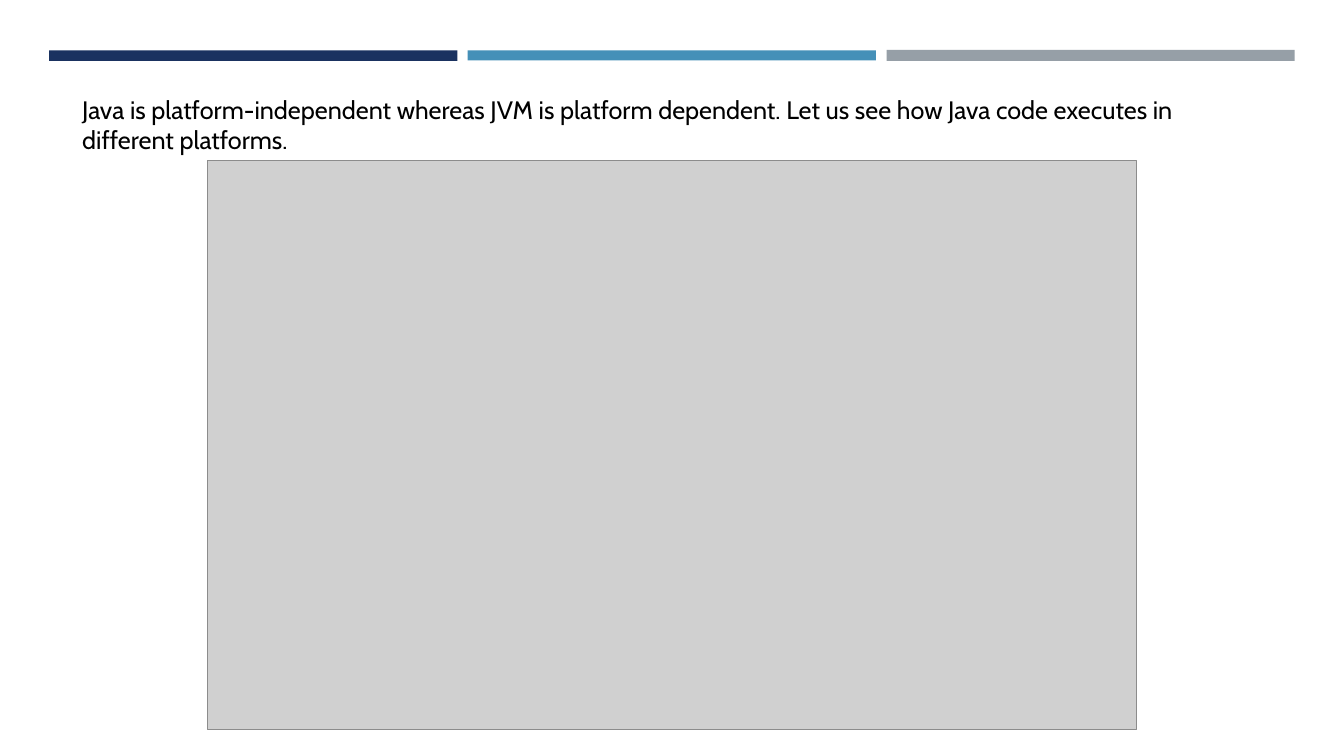
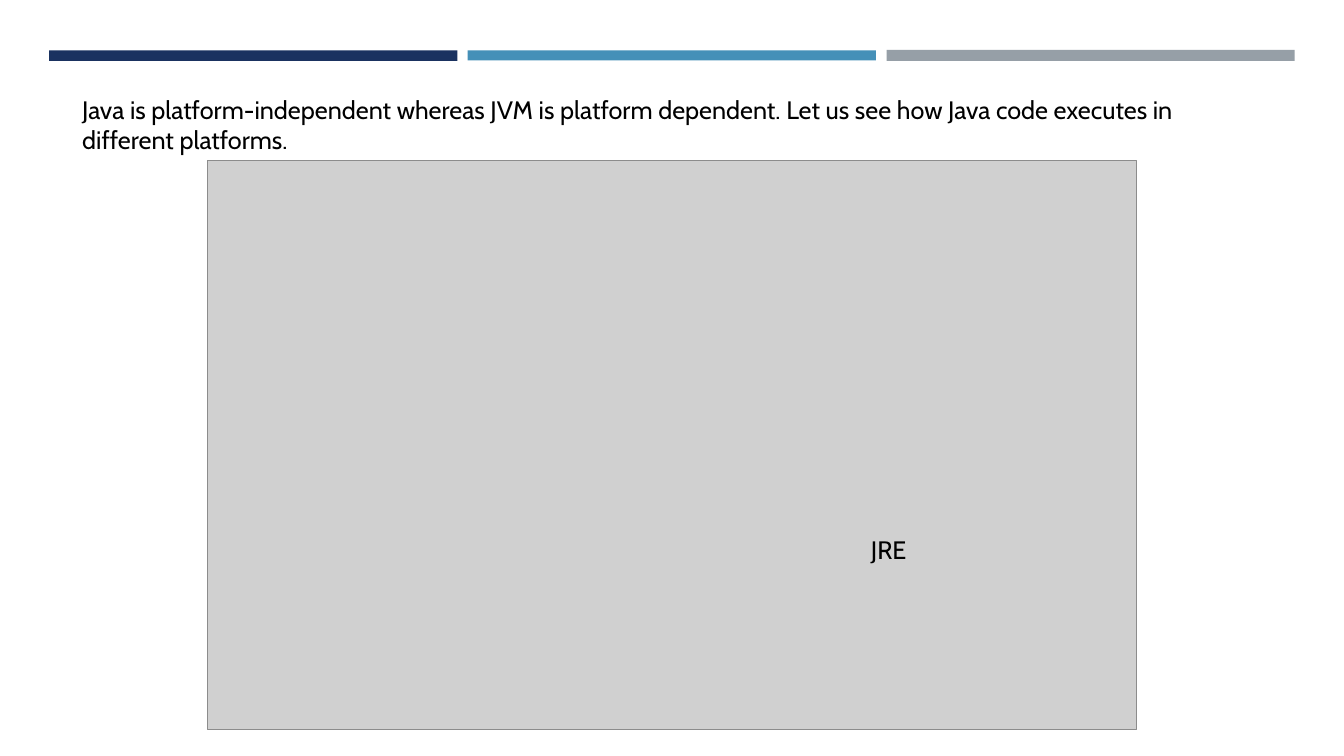
Before and after one commit to amantiwari8861/javaV1, a slide deck: slide 7 of 01 Java Intro/Java Slides part 1.pptx. Drawn at 1344x756 pixels with LibreOffice and Linux fonts; fonts in the diff are those of the drawing; grey boxes stand for pictures. Boxes give left, top, right and bottom in pixels: in the first picture for what was removed or moved away, otherwise in the second. Text is boxed around its words. In the diff, an @@ line names an element or a change of style, - is before the commit and + after.

```diff
--- a/01 Java Intro/Java Slides part 1.pptx
+++ b/01 Java Intro/Java Slides part 1.pptx
@@ text added at [871,541,907,564], 18 pt, text #000000 @@
+JRE
```
Also in this commit, not shown: 1 other slide changed, 2 other files.
